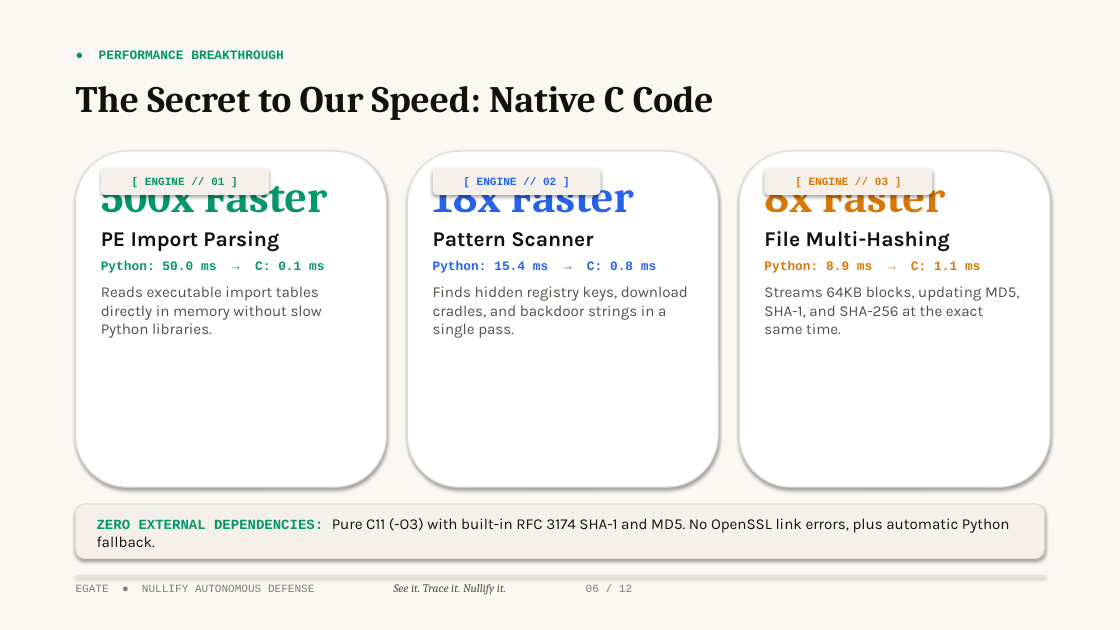
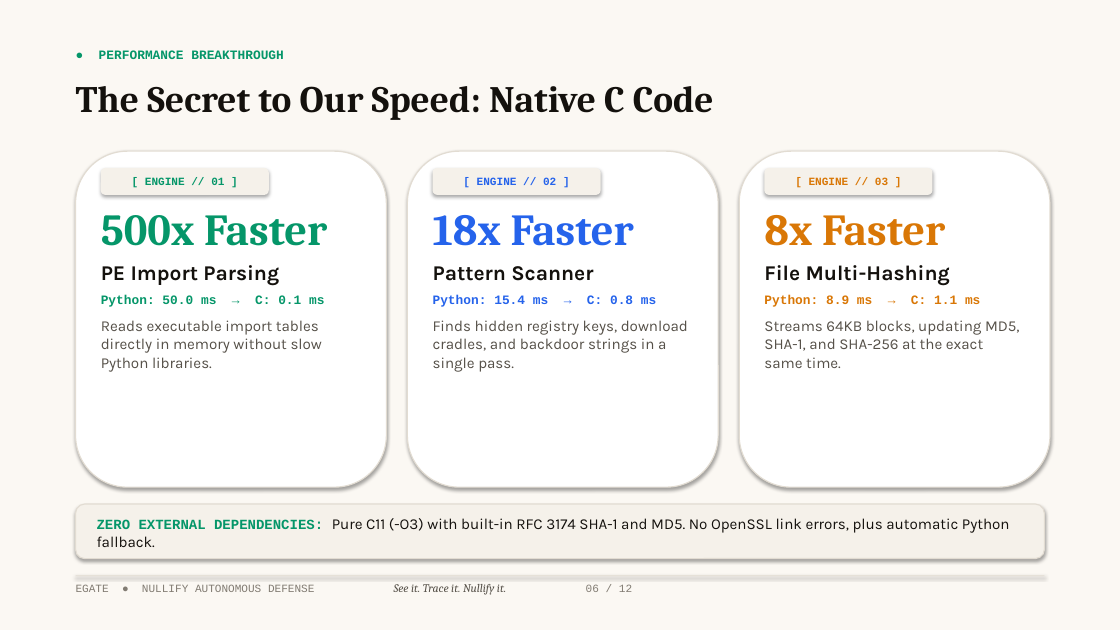
Before and after one commit to Nate-br/nullify, a slide deck: slide 6 of nullify_presentation.pptx. Drawn at 1120x630 pixels with LibreOffice and Linux fonts; fonts in the diff are those of the drawing. Boxes give left, top, right and bottom in pixels: in the first picture for what was removed or moved away, otherwise in the second. Text is boxed around its words. In the diff, an @@ line names an element or a change of style, - is before the commit and + after.

Commit message:
refactor(presentation): remove extra photos, fix exact proportional logo scaling, use only EGATE logo on cover

```diff
--- a/nullify_presentation.pptx
+++ b/nullify_presentation.pptx
@@ text "500x Faster": place and size @@
-text "500x Faster" at box(101, 176, 327, 338)
+text "500x Faster" at box(101, 215, 327, 372)
@@ text "18x Faster": place and size @@
-text "18x Faster" at box(433, 177, 688, 338)
+text "18x Faster" at box(433, 215, 688, 372)
@@ text "8x Faster": place and size @@
-text "8x Faster" at box(764, 177, 1020, 334)
+text "8x Faster" at box(764, 215, 1020, 368)
@@ text at box(101, 215, 327, 246): less space between paragraphs @@
@@ text at box(433, 215, 634, 246): less space between paragraphs @@
@@ text at box(764, 215, 945, 246): less space between paragraphs @@
```
Also in this commit, not shown: 6 other slides changed, 4 other files.
